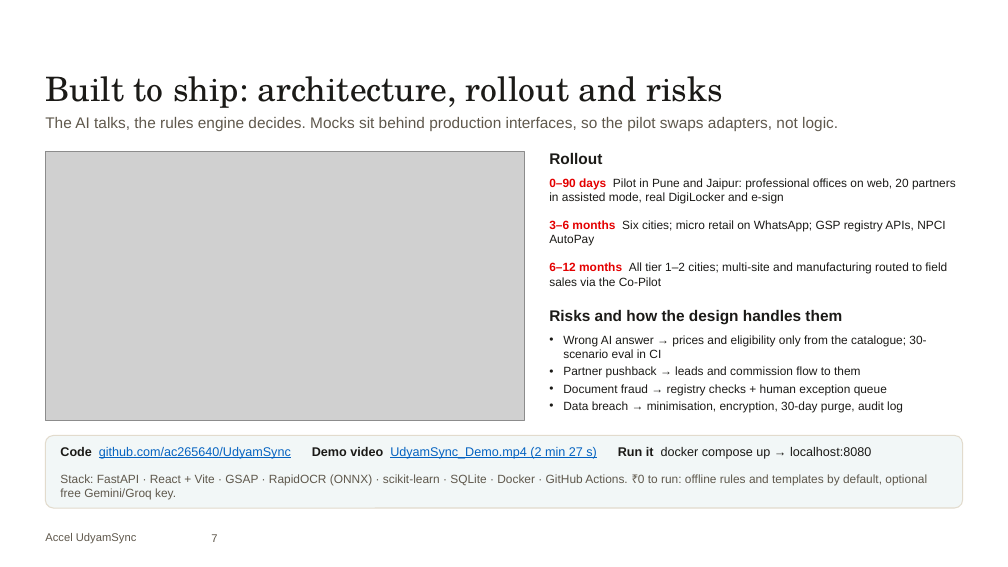
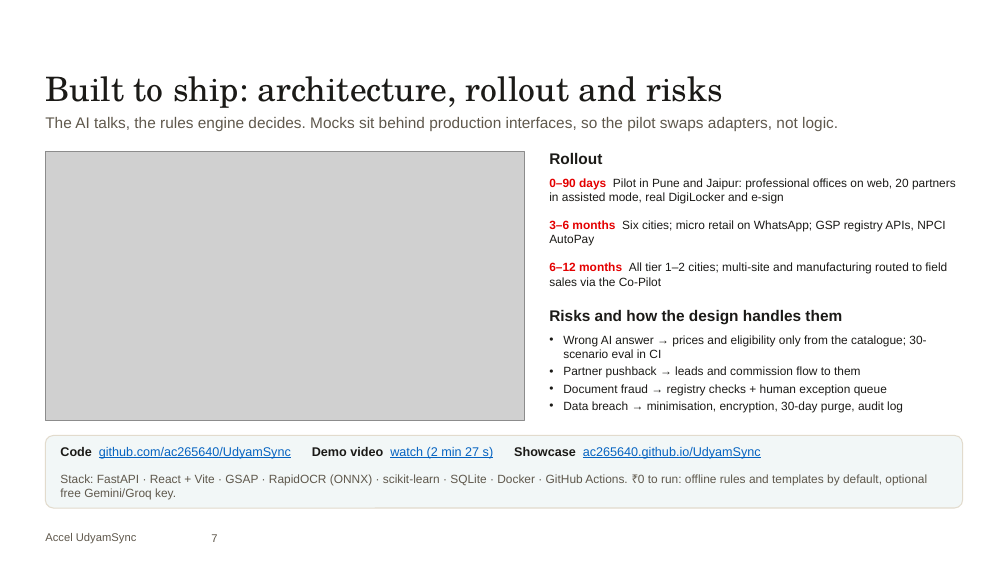
Before and after one commit to ac265640/UdyamSync, a slide deck: slide 7 of submission/UdyamSync_Submission.pptx. Drawn at 1008x567 pixels with LibreOffice and Linux fonts; fonts in the diff are those of the drawing; grey boxes stand for pictures; background and template pictures are left out. Boxes give left, top, right and bottom in pixels: in the first picture for what was removed or moved away, otherwise in the second. Text is boxed around its words. In the diff, an @@ line names an element or a change of style, - is before the commit and + after.

Commit message:
Public links: GitHub Pages showcase with playable demo video, PDF deck and in-browser PPT viewer; README and deck point to them

```diff
--- a/submission/UdyamSync_Submission.pptx
+++ b/submission/UdyamSync_Submission.pptx
@@ text at box(60, 447, 761, 459): text changed @@
-Code github.com/ac265640/UdyamSync Demo video UdyamSync_Demo.mp4 (2 min 27 s) Run it docker compose up → localhost:8080
+Code github.com/ac265640/UdyamSync Demo video watch (2 min 27 s) Showcase ac265640.github.io/UdyamSync
```
Also in this commit, not shown: 5 other files.
